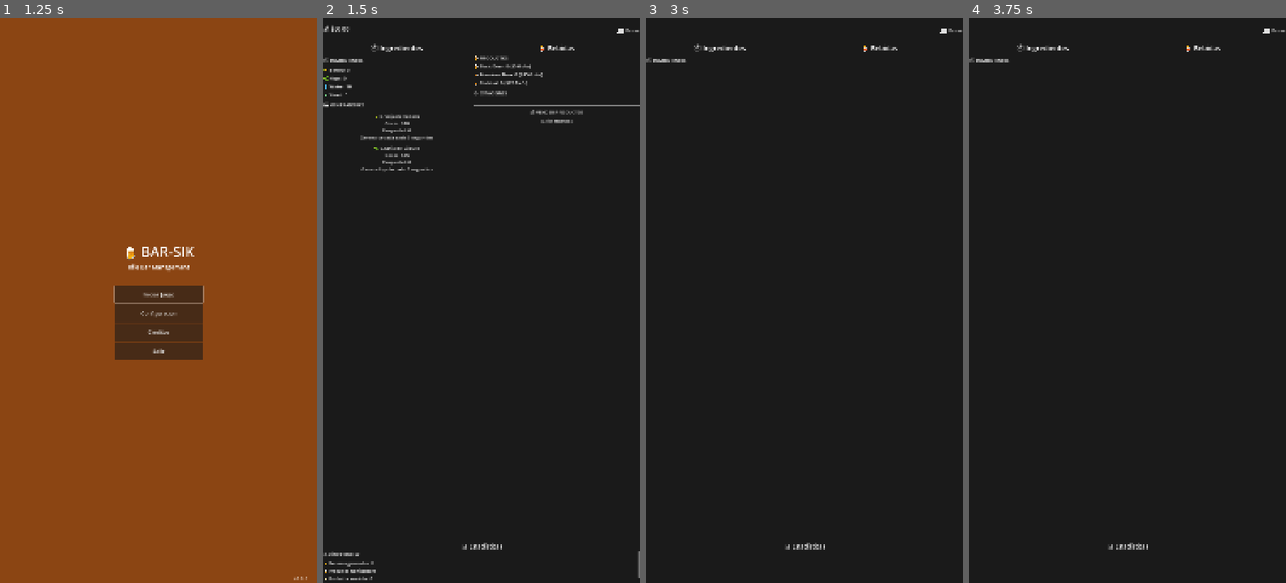
Above: before the commit, frames 1-4 (left to right).
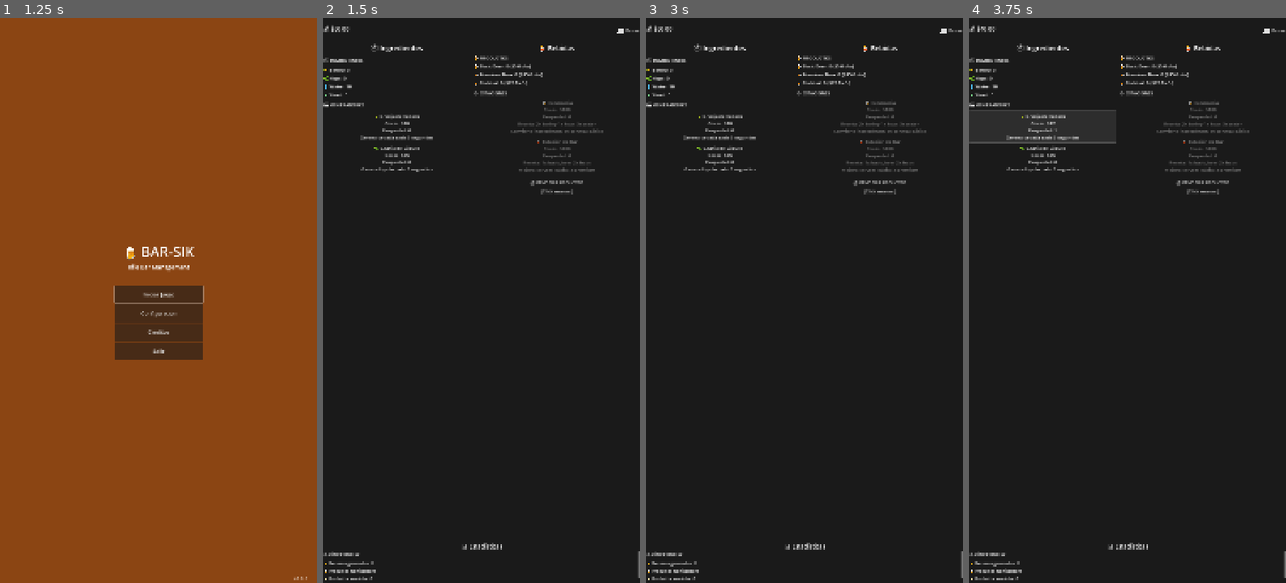
Above: after the commit, the same moments.

Repository: Kavalieri/bar-sik
Game: Godot game, scene res://scenes/SplashScreen.tscn
Two runs of this game, one before a commit and one after it. Both use one fixed random seed, a clock stepped at 60 frames per second and the inputs below.
Inputs (mouse positions are in pixels of both pictures, inside the frame that each line leads up to):
- Up to frame 1 (1.25 s): tap Enter at 0.5 s; move the mouse to (228, 272) at 0.52 s; click (228, 272) at 0.67 s
- Up to frame 2 (1.5 s): click "Iniciar Juego" at 1.25 s
- Up to frame 3 (3 s): click "⏸️ Pausa" at 2 s; click "Continuar" at 2.75 s
- Up to frame 4 (3.75 s): click (1041, 125) at 3.5 s, where only the run after the commit has a clickable "🌾 Granja de Cebada Costo: $10…"

Frame 1 is identical in both runs. In frame 2, 0.9% of the frame differs, in the area x 47-100%, y 14-32%; in frame 3, 1.9%; in frame 4, 2.3%, in the area x 0-100%, y 1-100%.
Error before the commit: Invalid access to property or key 'stations' on a base object of type 'Dictionary'. (res://scripts/GameScene.gd:444)
Error after the commit: Invalid access to property or key 'data_loaded' on a base object of type 'Node (GameEvents.gd)'. (res://singletons/SaveSystem.gd:81)

Commit message:
Fix SaveSystem y GameScene: corregir acceso a diccionarios
- Corregir estructura de datos por defecto en SaveSystem.gd
- Añadir clave 'stations' faltante en get_default_save_data()
- Remover brewery/bar_station de generators (pertenecen a stations)
- Añadir _merge_with_defaults() para evitar datos corruptos
- Mejorar consistencia en load_game_data() y _try_load_backup()
- Eliminar archivos de guardado corruptos
- Añadir debug prints para diagnóstico

Fixes: Invalid access to property or key 'stations' on Dictionary

Diff:
--- a/project/scripts/GameScene.gd
+++ b/project/scripts/GameScene.gd
@@ -95,9 +95,38 @@
 
 func _load_game_data() -> void:
 	if SaveSystem:
-		game_data = SaveSystem.load_game_data()
+		var loaded_data = SaveSystem.load_game_data()
+		if loaded_data.is_empty():
+			print("⚠️ Datos cargados vacíos, usando por defecto")
+			game_data = _get_default_game_data()
+		else:
+			# Asegurar que todas las claves necesarias existen
+			var default_data = _get_default_game_data()
+			game_data = _merge_with_defaults(loaded_data, default_data)
 	else:
 		game_data = _get_default_game_data()
+
+	# Debug: verificar estructura
+	print("🔍 Debug - game_data keys: ", game_data.keys())
+	print("🔍 Debug - stations exists: ", game_data.has("stations"))
+	if game_data.has("stations"):
+		print("🔍 Debug - stations content: ", game_data["stations"])
+
+
+func _merge_with_defaults(loaded: Dictionary, defaults: Dictionary) -> Dictionary:
+	var result = defaults.duplicate(true)
+	for key in loaded.keys():
+		if (
+			result.has(key)
+			and typeof(result[key]) == TYPE_DICTIONARY
+			and typeof(loaded[key]) == TYPE_DICTIONARY
+		):
+			# Mergear diccionarios anidados
+			for nested_key in loaded[key].keys():
+				result[key][nested_key] = loaded[key][nested_key]
+		else:
+			result[key] = loaded[key]
+	return result
 
 
 func _get_default_game_data() -> Dictionary:
--- a/project/singletons/SaveSystem.gd
+++ b/project/singletons/SaveSystem.gd
@@ -23,9 +23,7 @@
 ## Guardar datos del juego
 func save_game_data(data: Dictionary) -> bool:
 	var save_data = {
-		"version": "0.2.0",
-		"timestamp": Time.get_unix_time_from_system(),
-		"game_data": data
+		"version": "0.2.0", "timestamp": Time.get_unix_time_from_system(), "game_data": data
 	}
 
 	# Crear backup del archivo anterior
@@ -82,36 +80,23 @@
 	if has_node("/root/GameEvents"):
 		GameEvents.data_loaded.emit()
 
-	return save_data.get("game_data", {})
+	return save_data.get("game_data", get_default_save_data())
 
 
 ## Obtener datos por defecto para nuevo juego
 func get_default_save_data() -> Dictionary:
 	return {
 		"money": 50.0,
-		"resources": {
-			"barley": 0,
-			"hops": 0,
-			"water": 10,
-			"yeast": 0
-		},
-		"products": {
-			"basic_beer": 0,
-			"premium_beer": 0,
-			"cocktail": 0
-		},
-		"generators": {
-			"barley_farm": 0,
-			"hops_farm": 0,
-			"brewery": 0,
-			"bar_station": 0
-		},
-		"upgrades": {},
-		"statistics": {
+		"resources": {"barley": 0, "hops": 0, "water": 10, "yeast": 0},
+		"products": {"basic_beer": 0, "premium_beer": 0, "cocktail": 0},
+		"generators": {"barley_farm": 0, "hops_farm": 0},
+		"stations": {"brewery": 0, "bar_station": 0},
+		"statistics":
+		{
 			"total_money_earned": 0.0,
 			"products_sold": 0,
 			"customers_served": 0,
-			"play_time": 0.0
+			"resources_generated": 0
 		}
 	}
 
@@ -159,7 +144,7 @@
 		return get_default_save_data()
 
 	print("🔄 Backup cargado exitosamente")
-	return backup_data.get("game_data", {})
+	return backup_data.get("game_data", get_default_save_data())
 
 
 ## Validar estructura del archivo de guardado
